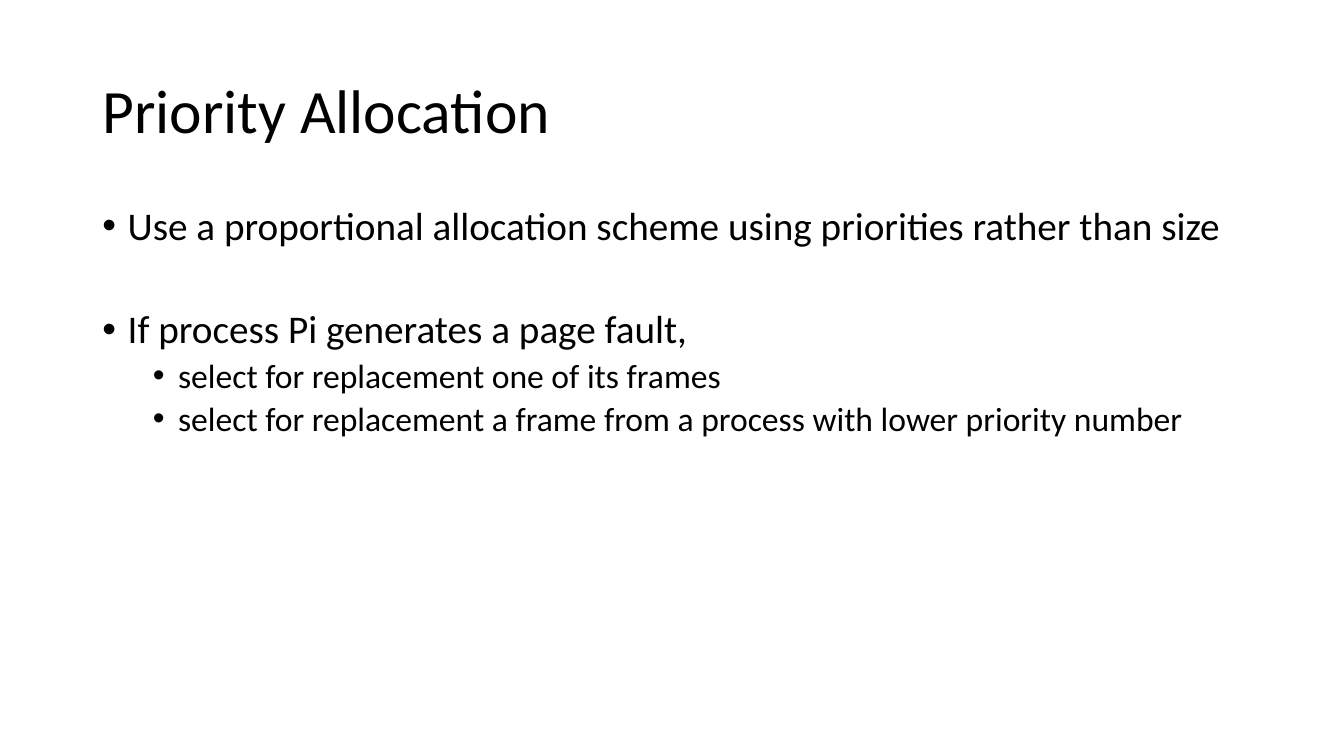
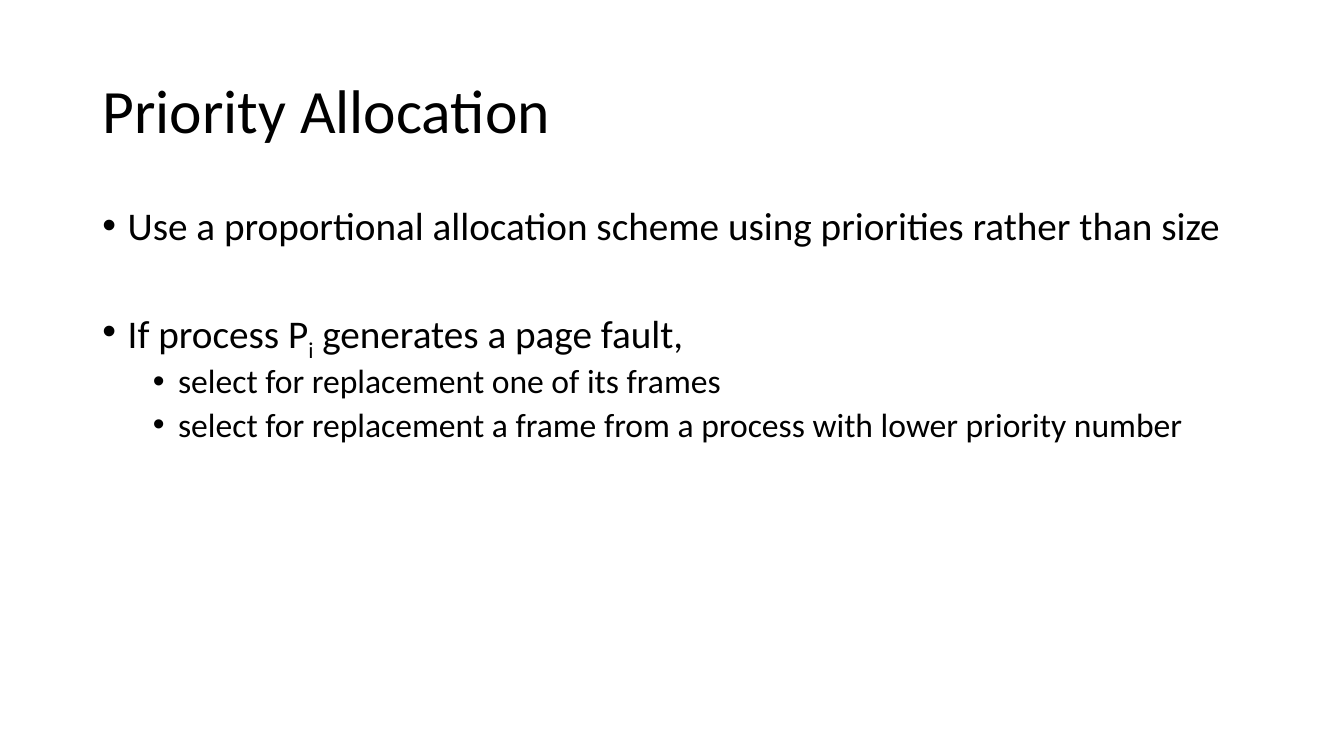
Before and after one commit to jb23lm87/OS-prednasky, a slide deck: slide 42 of OS 5 Správa pamäti II.pptx. Drawn at 1344x756 pixels with LibreOffice and Linux fonts; fonts in the diff are those of the drawing. Boxes give left, top, right and bottom in pixels: in the first picture for what was removed or moved away, otherwise in the second. Text is boxed around its words. In the diff, an @@ line names an element or a change of style, - is before the commit and + after.

```diff
--- a/OS 5 Správa pamäti II.pptx
+++ b/OS 5 Správa pamäti II.pptx
@@ text at box(128, 320, 683, 355): now subscript in "Pi" @@
```
Also in this commit, not shown: 6 other slides changed.
